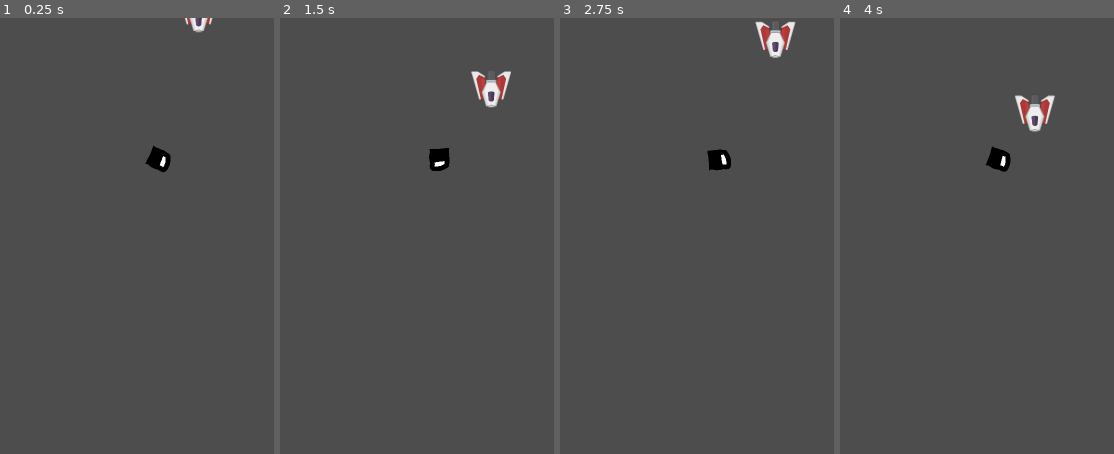
Above: before the commit, frames 1-4 (left to right).
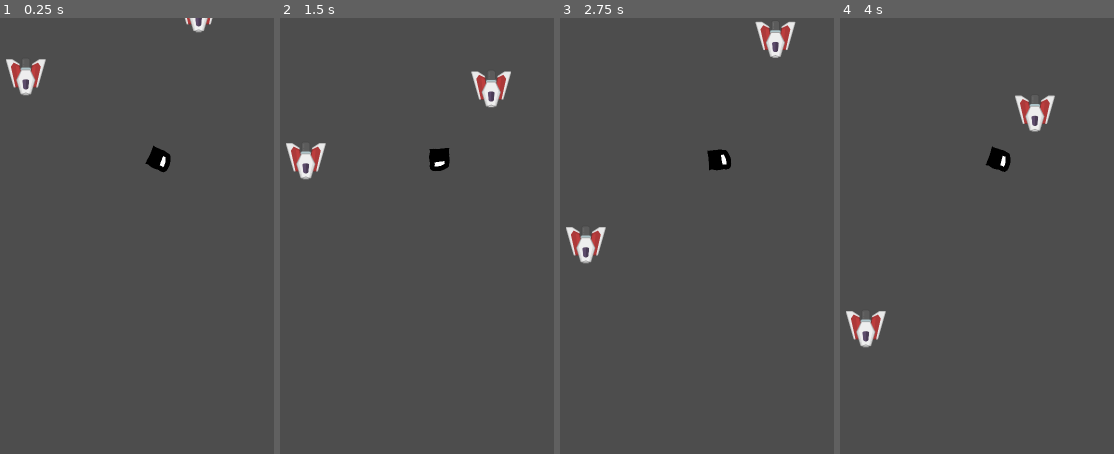
Above: after the commit, the same moments.

Repository: CarrascosaArnaud/jamegam39
Game: Godot game, scene res://scenes/world.tscn
Same seed, same stepped clock (60 frames per second), same inputs: the game is played once before the commit and once after it.
Inputs (mouse positions are in pixels of both pictures, inside the frame that each line leads up to):
- Up to frame 1 (0.25 s): no input
- Up to frame 2 (1.5 s): move the mouse to (outside the picture) at 0.52 s; move the mouse to (444, 257) at 1.27 s
- Up to frame 3 (2.75 s): move the mouse to (outside the picture) at 2.02 s
- Up to frame 4 (4 s): move the mouse to (outside the picture) at 2.77 s; move the mouse to (outside the picture) at 3.52 s

The runs differ from the first frame. In frame 1, 0.7% of the frame differs, in the area x 2-17%, y 9-18%; in frame 2, 0.7%; in frame 3, 0.7%; in frame 4, 0.7%.

Commit message:
Feat : enemy moving toward a direction :sparkles:

Diff:
--- a/scenes/enemies/enemy_straight_line.tscn
+++ /dev/null
@@ -1,10 +0,0 @@
-[gd_scene load_steps=2 format=3 uid="uid://pkiiaiycivlg"]
-
-[ext_resource type="Texture2D" uid="uid://dpdqqtj1m7vh4" path="res://assets/SpaceShooter/Ships/spaceShips_001.png" id="1_5rcld"]
-
-[node name="EnemyStraight" type="Node2D"]
-
-[node name="Sprite" type="Sprite2D" parent="."]
-rotation = 0.00136817
-scale = Vector2(0.5, 0.5)
-texture = ExtResource("1_5rcld")
--- /dev/null
+++ b/scenes/enemy_patterns/straight_line.tscn
@@ -0,0 +1,13 @@
+[gd_scene load_steps=3 format=3 uid="uid://pkiiaiycivlg"]
+
+[ext_resource type="Texture2D" uid="uid://dpdqqtj1m7vh4" path="res://assets/SpaceShooter/Ships/spaceShips_001.png" id="1_5rcld"]
+[ext_resource type="Script" path="res://scripts/components/move_forward.gd" id="1_pe0dd"]
+
+[node name="EnemyStraight" type="Node2D"]
+script = ExtResource("1_pe0dd")
+
+[node name="RigidBody2D" type="RigidBody2D" parent="."]
+
+[node name="Sprite" type="Sprite2D" parent="RigidBody2D"]
+scale = Vector2(0.5, 0.5)
+texture = ExtResource("1_5rcld")
--- a/scenes/world.tscn
+++ b/scenes/world.tscn
@@ -1,8 +1,8 @@
 [gd_scene load_steps=4 format=3 uid="uid://c3lgevswqjm2g"]
 
 [ext_resource type="PackedScene" uid="uid://dnvjyjpwj4qao" path="res://scenes/player.tscn" id="2_1mq22"]
-[ext_resource type="PackedScene" uid="uid://pkiiaiycivlg" path="res://scenes/enemies/enemy_straight_line.tscn" id="2_cj5k6"]
-[ext_resource type="PackedScene" uid="uid://cr4uh4usbnc1" path="res://scenes/enemies/enemy_circle.tscn" id="3_nne3m"]
+[ext_resource type="PackedScene" uid="uid://pkiiaiycivlg" path="res://scenes/enemy_patterns/straight_line.tscn" id="2_cj5k6"]
+[ext_resource type="PackedScene" uid="uid://cr4uh4usbnc1" path="res://scenes/enemy_patterns/follow_path_circle_forward.tscn" id="3_nne3m"]
 
 [node name="World" type="Node2D"]
 
@@ -10,9 +10,9 @@
 position = Vector2(583, 351)
 scale = Vector2(0.25, 0.25)
 
-[node name="EnemyStraight" parent="." instance=ExtResource("2_cj5k6")]
-position = Vector2(262, -82)
-
-[node name="EnemyCircle" parent="." instance=ExtResource("3_nne3m")]
+[node name="FollowPathCircleForward" parent="." instance=ExtResource("3_nne3m")]
 position = Vector2(728, -23)
 speed = 200
+
+[node name="EnemyStraight" parent="." instance=ExtResource("2_cj5k6")]
+position = Vector2(252, 109)
--- /dev/null
+++ b/scripts/components/move_forward.gd
@@ -0,0 +1,16 @@
+extends Node
+
+@onready var rigidBody2D : RigidBody2D = $RigidBody2D
+@onready var transform : Node2D = $"."
+
+# speed in px per second
+@export var speed = 100
+@export var direction : Vector2 = Vector2(0, 1)
+@export var follow_rotation : bool = true
+
+func _ready() -> void:
+	direction = direction.normalized()
+	transform.rotation = atan2(-direction.x, direction.y)
+
+func _process(delta: float) -> void:
+	rigidBody2D.linear_velocity = direction * speed * delta * 100
Renamed: scenes/enemies/enemy_circle.tscn -> scenes/enemy_patterns/follow_path_circle_forward.tscn
